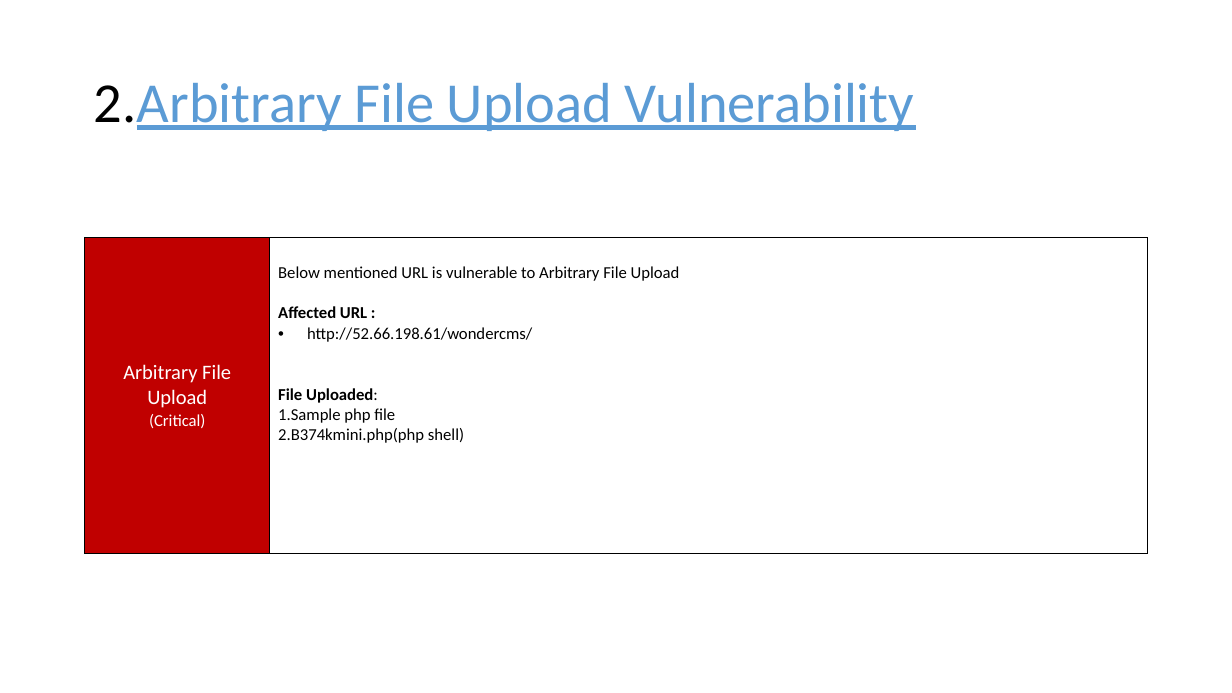
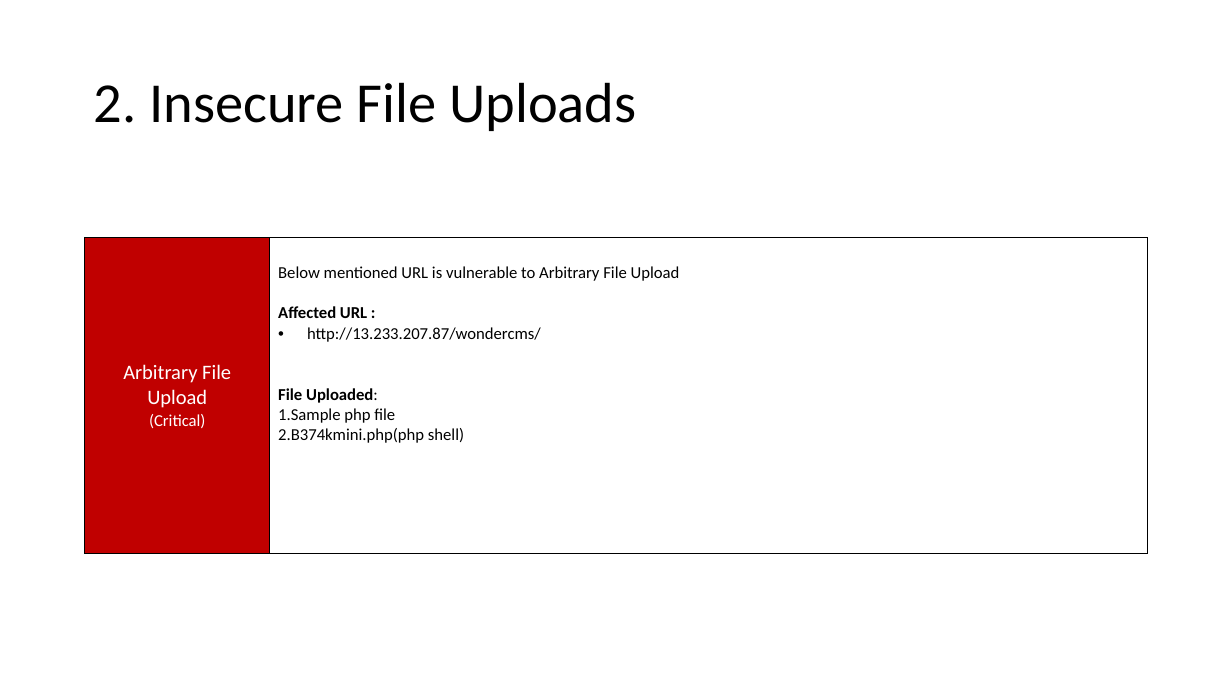
Before and after one commit to RocktimRajkumar/CEH-hack-a-thon, a slide deck: slide 14 of reports/Lifestyle Store/LifeStyle Store Application Reports.pptx. Drawn at 1232x693 pixels with LibreOffice and Linux fonts; fonts in the diff are those of the drawing. Boxes give left, top, right and bottom in pixels: in the first picture for what was removed or moved away, otherwise in the second. Text is boxed around its words. In the diff, an @@ line names an element or a change of style, - is before the commit and + after.

Commit message:
reports: Insecure File Upload ppt done

```diff
--- a/reports/Lifestyle Store/LifeStyle Store Application Reports.pptx
+++ b/reports/Lifestyle Store/LifeStyle Store Application Reports.pptx
@@ title at [94, 82, 636, 131]: text changed; text colour #5B9BD5 to #000000 @@
-2.Arbitrary File Upload Vulnerability
+2. Insecure File Uploads
@@ table at [85, 185, 1148, 554] @@
-row 2, column 2: Below mentioned URL is vulnerable to Arbitrary File Upload / Affected URL : / http://52.66.198.61/wondercms/ / File Uploaded: / 1.Sample php file / 2.B374kmini.php(php shell)
+row 2, column 2: Below mentioned URL is vulnerable to Arbitrary File Upload / Affected URL : / http://13.233.207.87/wondercms/ / File Uploaded: / 1.Sample php file / 2.B374kmini.php(php shell)
```
Also in this commit, not shown: 5 other slides changed.
